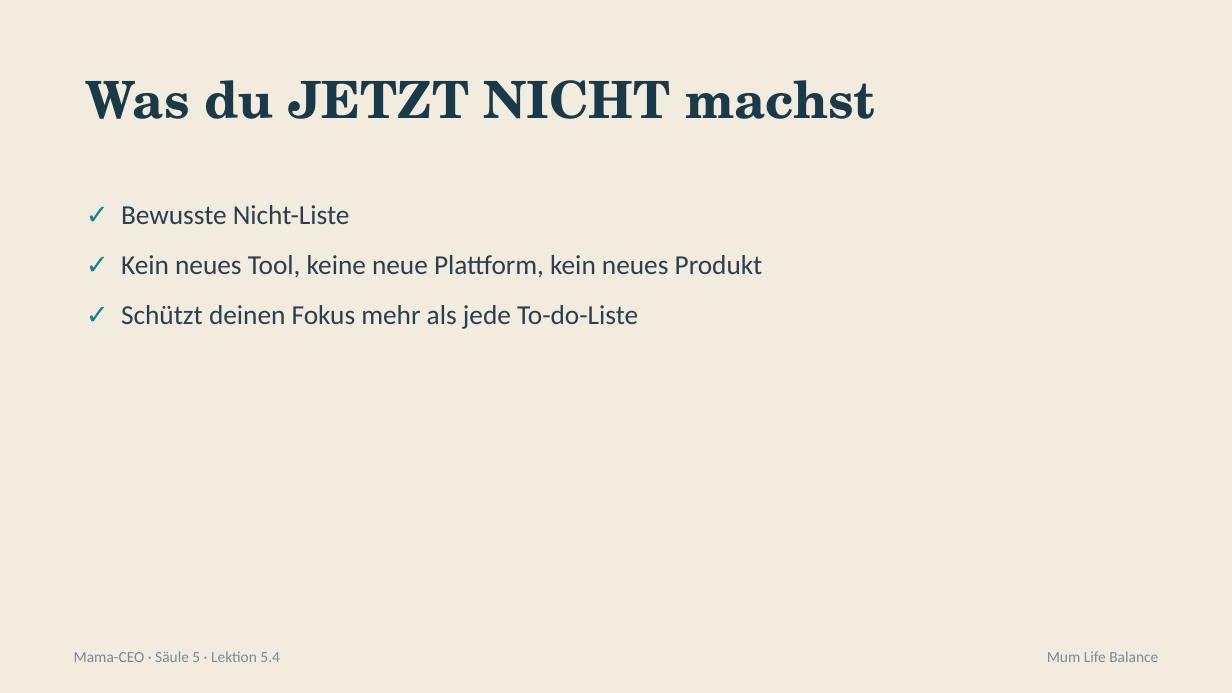
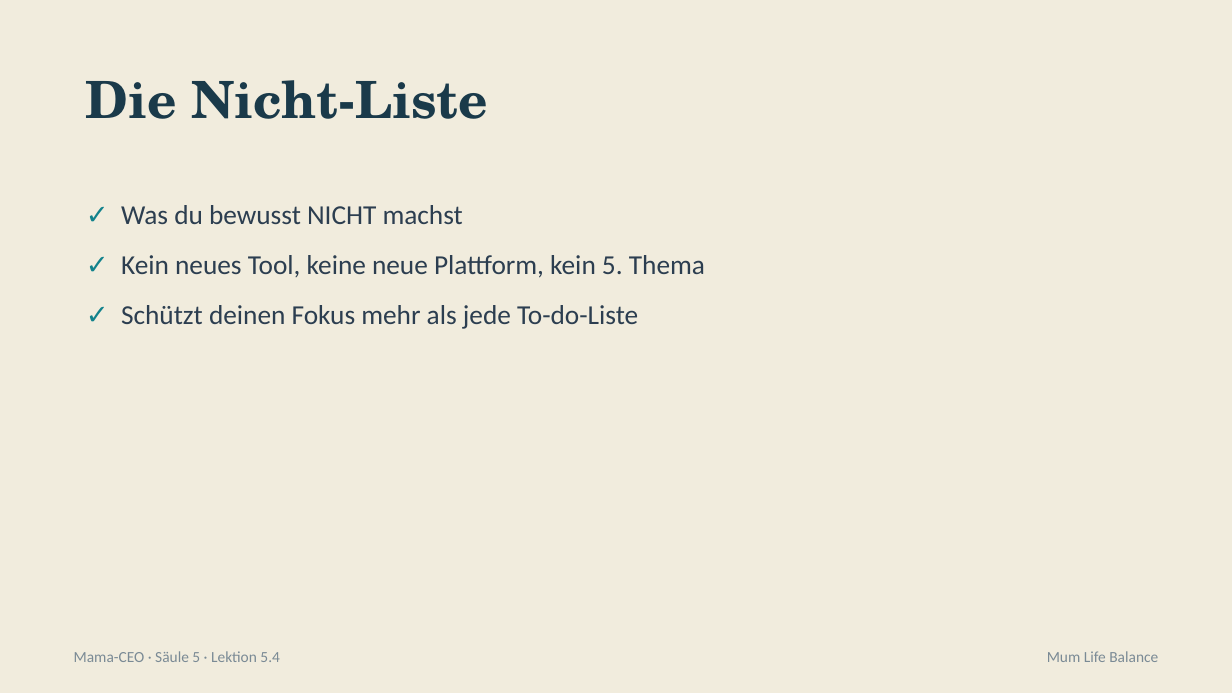
Before and after one commit to pnulmann-hue/mumlifebalance-workspace, a slide deck: slide 8 of outputs/produkte/mama-ceo/03-praesentationen/saeule-5/04-lektion-5-4.pptx (slide 4 before the commit). Drawn at 1232x693 pixels with LibreOffice and Linux fonts; fonts in the diff are those of the drawing. Boxes give left, top, right and bottom in pixels: in the first picture for what was removed or moved away, otherwise in the second. Text is boxed around its words. In the diff, an @@ line names an element or a change of style, - is before the commit and + after.

```diff
--- a/outputs/produkte/mama-ceo/03-praesentationen/saeule-5/04-lektion-5-4.pptx
+++ b/outputs/produkte/mama-ceo/03-praesentationen/saeule-5/04-lektion-5-4.pptx
@@ text at box(86, 80, 488, 119): text changed @@
-Was du JETZT NICHT machst
+Die Nicht-Liste
@@ text at box(121, 205, 705, 278): text changed @@
-✓ Bewusste Nicht-Liste
-✓ Kein neues Tool, keine neue Plattform, kein neues Produkt
+✓ Was du bewusst NICHT machst
+✓ Kein neues Tool, keine neue Plattform, kein 5. Thema
```
Also in this commit, not shown: 7 other slides changed, 1 slide added, 1 slide removed, 8 other files.
